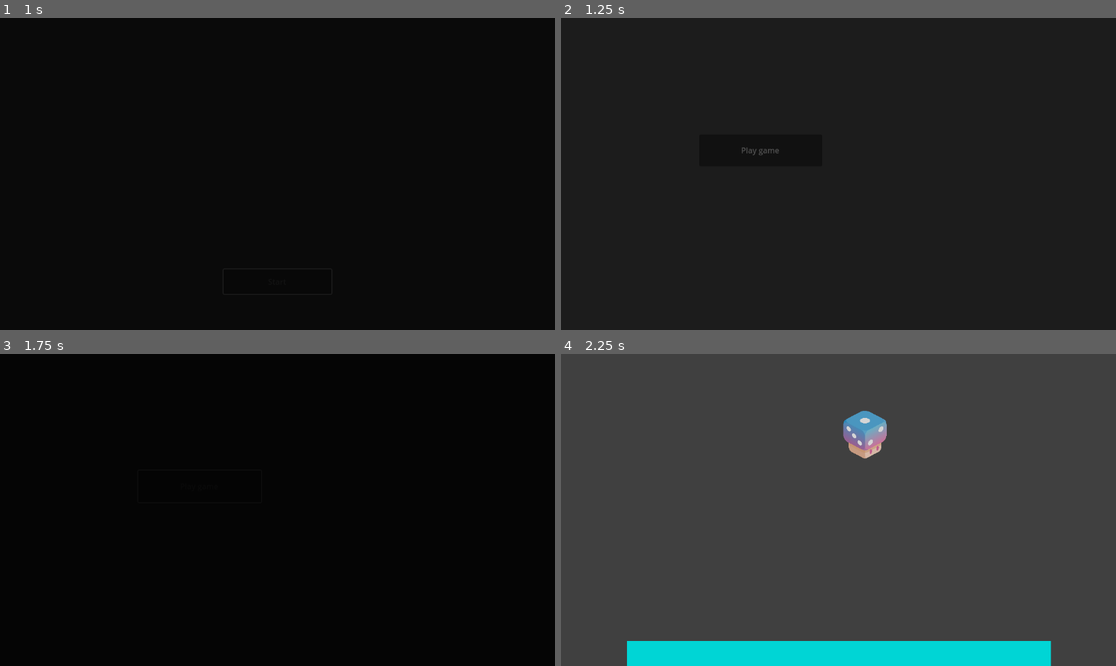
Above: before the commit, frames 1-4 (two rows, left to right).
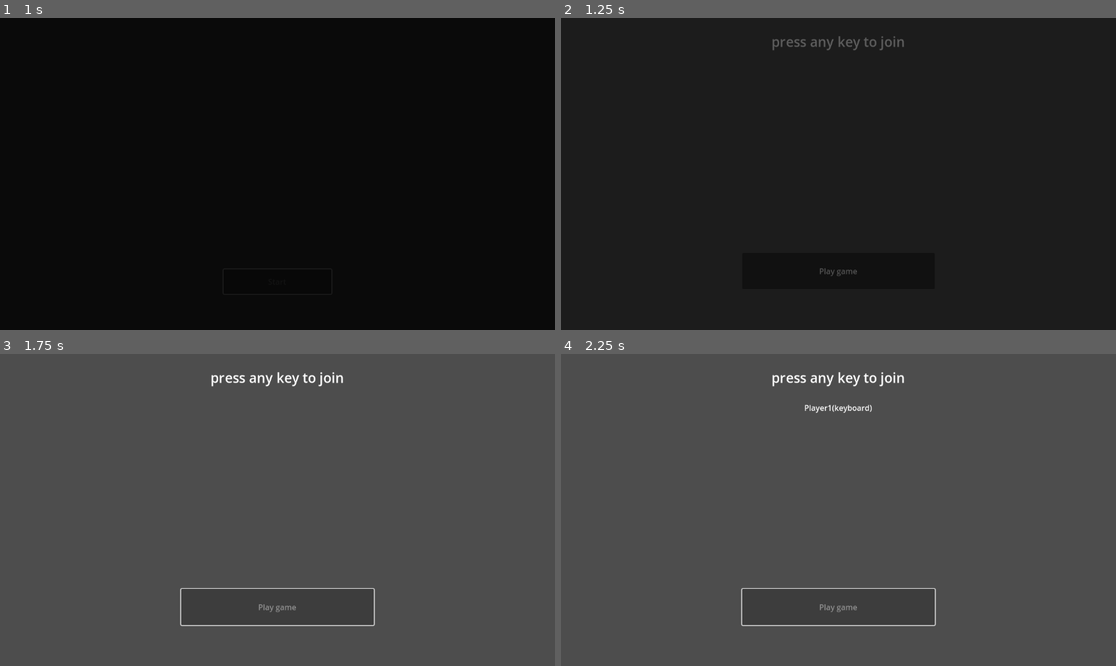
Above: after the commit, the same moments.

Repository: PlaySorbonne/projet-pixel
Game: Godot game, scene res://scenes/Menus/MenuPersistent.tscn
Two runs of this game, one before a commit and one after it. Both use one fixed random seed, a clock stepped at 60 frames per second and the inputs below.
Inputs:
- Up to frame 1 (1 s): click "Start" at 0.5 s
- Up to frame 2 (1.25 s): no input
- Up to frame 3 (1.75 s): click "Play game" at 1.25 s
- Up to frame 4 (2.25 s): tap Enter at 2 s; hold D (right) from 2.03 s (still down)

Frame 1 is identical in both runs. In frame 2, 0.4% of the frame differs, in the area x 32-62%, y 5-83%; in frame 3, 100%, in the area x 0-100%, y 0-100%; in frame 4, 8.0%.
Error after the commit: Invalid assignment of property or key 'players' with value of type 'Array' on a base object of type 'Node2D'. (res://scripts/MenuPersistent.gd:22)

Commit message:
add game session setup

Diff:
--- a/scenes/Menus/MenuPersistent.tscn
+++ b/scenes/Menus/MenuPersistent.tscn
@@ -1,12 +1,14 @@
-[gd_scene load_steps=5 format=3 uid="uid://cvkf6l5jtinbx"]
+[gd_scene load_steps=6 format=3 uid="uid://cvkf6l5jtinbx"]
 
 [ext_resource type="PackedScene" uid="uid://6ro5mql3evsd" path="res://scenes/Menus/Submenus/ScreenTransition.tscn" id="1_donq7"]
 [ext_resource type="Script" path="res://scripts/MenuPersistent.gd" id="1_jtr7k"]
 [ext_resource type="PackedScene" uid="uid://d3283guxswi41" path="res://scenes/Menus/Submenus/TitleScreen.tscn" id="2_j1y2d"]
+[ext_resource type="PackedScene" uid="uid://bxfrc0btquk6a" path="res://scenes/world.tscn" id="2_vb6x0"]
 [ext_resource type="PackedScene" uid="uid://coooilpqwhd7p" path="res://scenes/Menus/Submenus/GameSessionCreator.tscn" id="4_cmtdr"]
 
 [node name="MenuPersistent" type="Node2D"]
 script = ExtResource("1_jtr7k")
+level_scene = ExtResource("2_vb6x0")
 
 [node name="CanvasLayer" type="CanvasLayer" parent="."]
 
--- a/scenes/Menus/Submenus/GameSessionCreator.tscn
+++ b/scenes/Menus/Submenus/GameSessionCreator.tscn
@@ -1,6 +1,12 @@
-[gd_scene load_steps=2 format=3 uid="uid://coooilpqwhd7p"]
+[gd_scene load_steps=5 format=3 uid="uid://coooilpqwhd7p"]
 
 [ext_resource type="Script" path="res://scripts/GameSessionCreator.gd" id="1_dew6n"]
+[ext_resource type="PackedScene" uid="uid://dlo5qcfkkb5ti" path="res://scenes/player.tscn" id="2_5vqkf"]
+
+[sub_resource type="LabelSettings" id="LabelSettings_keads"]
+font_size = 28
+
+[sub_resource type="LabelSettings" id="LabelSettings_vfewy"]
 
 [node name="GameSessionCreator" type="Control"]
 layout_mode = 3
@@ -10,18 +16,42 @@
 grow_horizontal = 2
 grow_vertical = 2
 script = ExtResource("1_dew6n")
+player_scene = ExtResource("2_5vqkf")
 
 [node name="Button" type="Button" parent="."]
+layout_direction = 2
 layout_mode = 1
 anchors_preset = -1
-anchor_left = 0.249
-anchor_top = 0.373
-anchor_right = 0.47
-anchor_bottom = 0.475
-offset_left = 0.151978
-offset_top = 0.29599
-offset_right = 0.559937
-offset_bottom = 0.199982
+anchor_left = 0.5
+anchor_top = 1.0
+anchor_right = 0.5
+anchor_bottom = 1.0
+offset_left = -200.0
+offset_top = -160.0
+offset_right = 200.0
+offset_bottom = -85.0
+grow_horizontal = 2
 text = "Play game"
 
+[node name="Label" type="Label" parent="."]
+layout_mode = 1
+anchors_preset = 10
+anchor_right = 1.0
+offset_bottom = 100.0
+grow_horizontal = 2
+text = "press any key to join"
+label_settings = SubResource("LabelSettings_keads")
+horizontal_alignment = 1
+vertical_alignment = 1
+
+[node name="JoinedPlayers" type="Label" parent="."]
+layout_mode = 1
+anchors_preset = 10
+anchor_right = 1.0
+offset_top = 100.0
+offset_bottom = 475.0
+grow_horizontal = 2
+label_settings = SubResource("LabelSettings_vfewy")
+horizontal_alignment = 1
+
 [connection signal="pressed" from="Button" to="." method="_on_button_pressed"]
--- a/scenes/world.gd
+++ /dev/null
@@ -1,34 +0,0 @@
-extends Node2D
-
-@export var player_scene: PackedScene
-
-var keyboards = []
-var controllers = []
-var screen_transition : ScreenTransition
-
-# Called when the node enters the scene tree for the first time.
-func _ready():
-	screen_transition = $CanvasLayer/ScreenTransition
-	screen_transition.end_screen_transition()
-
-# Called every frame. 'delta' is the elapsed time since the previous frame.
-func _process(delta):
-	pass
-
-func _input(event):
-	if event is InputEventKey:
-		if event.device not in keyboards:
-			keyboards.append(event.device)
-			var player = player_scene.instantiate()
-			player.control_device = event.device
-			player.control_type = 0
-			player.position = $SpawnLocation.position
-			add_child(player)
-	if event is InputEventJoypadButton or event is InputEventJoypadMotion:
-		if event.device not in controllers:
-			controllers.append(event.device)
-			var player = player_scene.instantiate()
-			player.control_device = event.device
-			player.control_type = 1
-			player.position = $SpawnLocation.position
-			add_child(player)
--- a/scenes/world.tscn
+++ b/scenes/world.tscn
@@ -1,7 +1,7 @@
 [gd_scene load_steps=7 format=3 uid="uid://bxfrc0btquk6a"]
 
-[ext_resource type="Script" path="res://scenes/world.gd" id="1_531vb"]
 [ext_resource type="PackedScene" uid="uid://dlo5qcfkkb5ti" path="res://scenes/player.tscn" id="1_ig40o"]
+[ext_resource type="Script" path="res://scripts/world.gd" id="1_mait2"]
 [ext_resource type="PackedScene" uid="uid://6ro5mql3evsd" path="res://scenes/Menus/Submenus/ScreenTransition.tscn" id="2_r5t17"]
 
 [sub_resource type="RectangleShape2D" id="RectangleShape2D_1kgqe"]
@@ -15,7 +15,7 @@
 width = 880
 
 [node name="World" type="Node2D"]
-script = ExtResource("1_531vb")
+script = ExtResource("1_mait2")
 player_scene = ExtResource("1_ig40o")
 
 [node name="Ground" type="StaticBody2D" parent="."]
@@ -28,8 +28,17 @@
 [node name="Sprite2D" type="Sprite2D" parent="Ground"]
 texture = SubResource("GradientTexture2D_p2ea0")
 
-[node name="SpawnLocation" type="Node2D" parent="."]
-position = Vector2(571, 139)
+[node name="SpawnLocation1" type="Node2D" parent="."]
+position = Vector2(245, 139)
+
+[node name="SpawnLocation2" type="Node2D" parent="."]
+position = Vector2(413, 139)
+
+[node name="SpawnLocation3" type="Node2D" parent="."]
+position = Vector2(634, 139)
+
+[node name="SpawnLocation4" type="Node2D" parent="."]
+position = Vector2(835, 141)
 
 [node name="CanvasLayer" type="CanvasLayer" parent="."]
 
--- a/scripts/GameSessionCreator.gd
+++ b/scripts/GameSessionCreator.gd
@@ -2,7 +2,31 @@
 
 signal StartGame
 
+@export var player_scene: PackedScene
+
+var keyboards = []
+var controllers = []
+var players = []
+
+func _input(event):
+	if event is InputEventKey:
+		if event.device not in keyboards:
+			keyboards.append(event.device)
+			var player = player_scene.instantiate()
+			player.control_device = event.device
+			player.control_type = 0
+			players.append(player)
+			$JoinedPlayers.text += "Player" + str(len(players)) + "(keyboard)\n"
+	if event is InputEventJoypadButton or event is InputEventJoypadMotion:
+		if event.device not in controllers:
+			controllers.append(event.device)
+			var player = player_scene.instantiate()
+			player.control_device = event.device
+			player.control_type = 1
+			players.append(player)
+			$JoinedPlayers.text += "Player" + str(len(players)) + "(controller)\n"
+
 
 func _on_button_pressed():
-	emit_signal("StartGame")
+	emit_signal("StartGame", players)
 	$Button.disabled = true
--- a/scripts/MenuPersistent.gd
+++ b/scripts/MenuPersistent.gd
@@ -1,6 +1,6 @@
 extends Node2D
 
-
+@export var level_scene: PackedScene
 @onready var title_screen = $CanvasLayer/TitleScreen
 @onready var game_session_creator = $CanvasLayer/GameSessionCreator
 var screen_transition : ScreenTransition
@@ -17,7 +17,10 @@
 	title_screen.visible = false
 	game_session_creator.visible = true
 
-func _on_game_session_creator_start_game():
+func _on_game_session_creator_start_game(players):
+	var level = level_scene.instantiate()
+	level.players = players
 	screen_transition.start_screen_transition()
 	await screen_transition.HalfScreenTransitionFinished
-	get_tree().change_scene_to_file("res://scenes/world.tscn")
+	get_tree().get_root().add_child(level)
+	get_tree().get_root().remove_child(self)
--- a/scripts/TitleScreen.gd
+++ b/scripts/TitleScreen.gd
@@ -3,6 +3,7 @@
 signal ButtonStartPressed
 
 
+
 func _on_start_button_pressed():
 	emit_signal("ButtonStartPressed")
 	$StartButton.disabled = true
